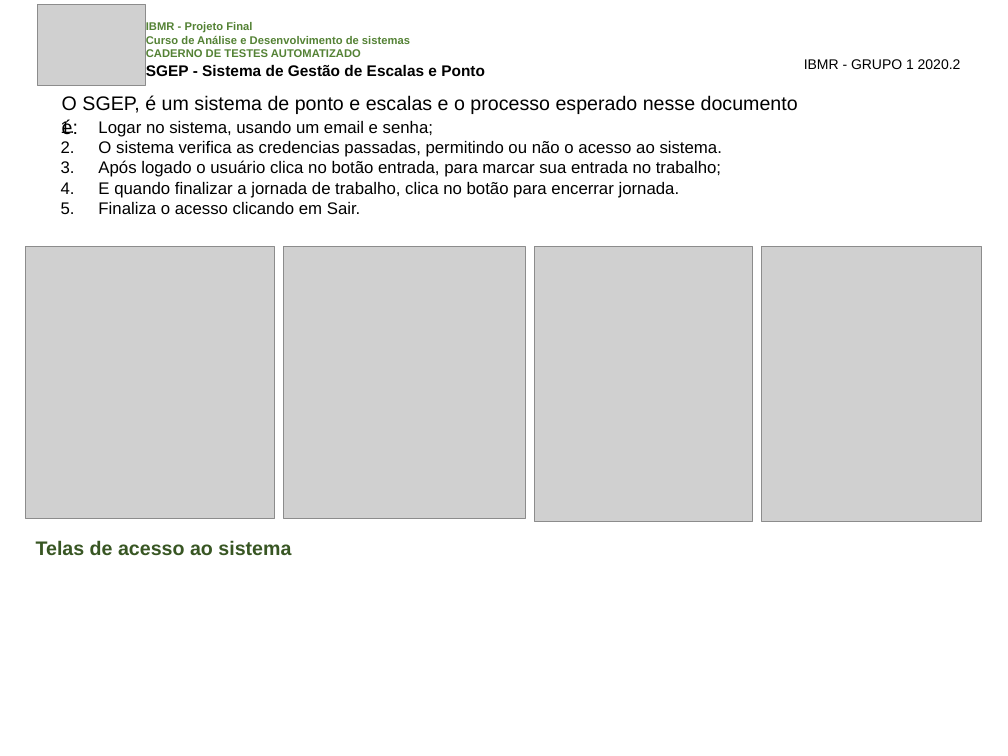
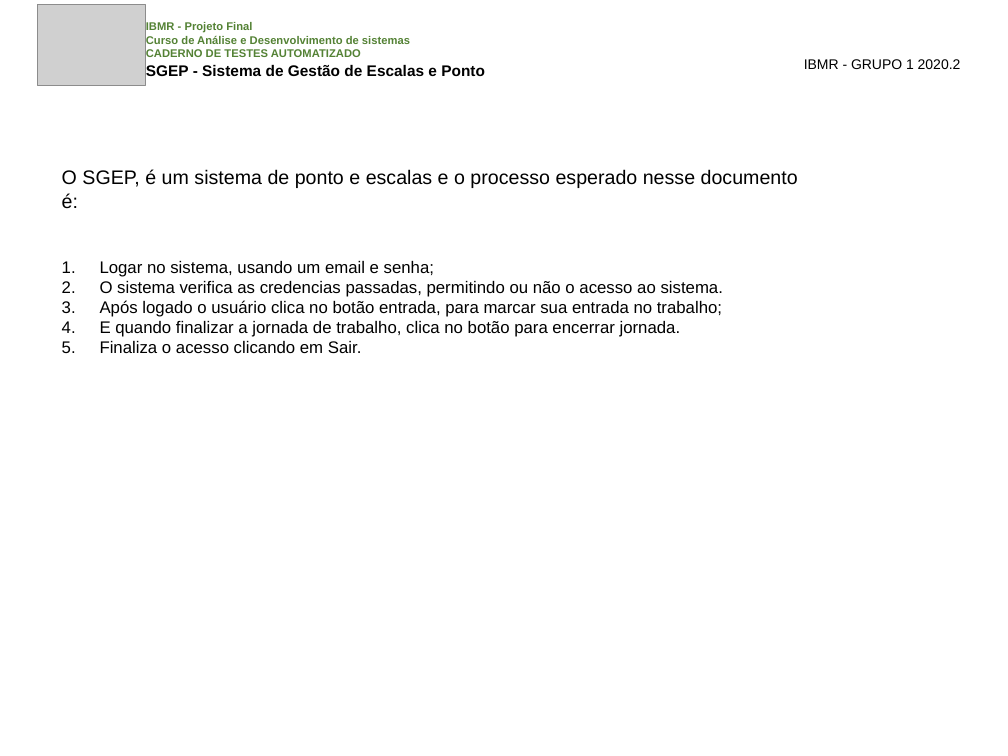
Before and after one commit to samirnagib/ibmr-sgep-doc, a slide deck: slide 3 of 04-DocumentosDoProjeto/04.2-PPTs/Documento de Testes do Sistema.pptx. Drawn at 1008x756 pixels with LibreOffice and Linux fonts; fonts in the diff are those of the drawing; grey boxes stand for pictures. Boxes give left, top, right and bottom in pixels: in the first picture for what was removed or moved away, otherwise in the second. Text is boxed around its words. In the diff, an @@ line names an element or a change of style, - is before the commit and + after.

```diff
--- a/04-DocumentosDoProjeto/04.2-PPTs/Documento de Testes do Sistema.pptx
+++ b/04-DocumentosDoProjeto/04.2-PPTs/Documento de Testes do Sistema.pptx
@@ text "O SGEP, é um sistema ..." rewrapped from (62, 95, 798, 114) to (62, 169, 798, 209) @@
@@ picture removed at (25, 246, 274, 518) @@
@@ text "Logar no sistema, usando um ...": place and size @@
-text "Logar no sistema, usando um ..." at (98, 121, 722, 214)
+text "Logar no sistema, usando um ..." at (100, 261, 723, 353)
@@ picture removed at (284, 246, 525, 518) @@
@@ picture removed at (534, 246, 753, 521) @@
@@ picture removed at (762, 246, 982, 521) @@
@@ text removed at (36, 540, 291, 556) @@
-Telas de acesso ao sistema
```
Also in this commit, not shown: 2 other slides changed, 3 slides added, 13 other files.
